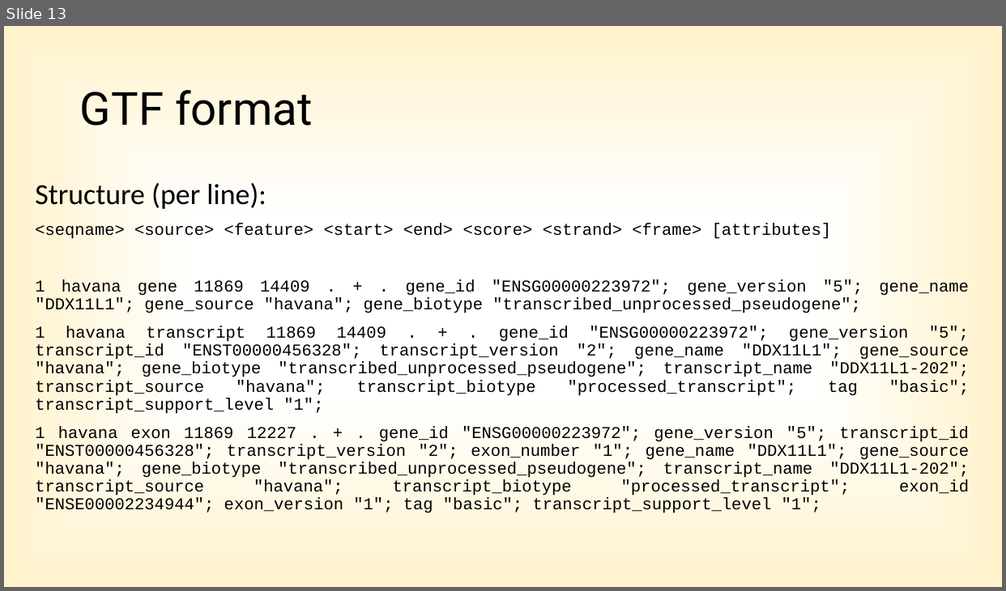
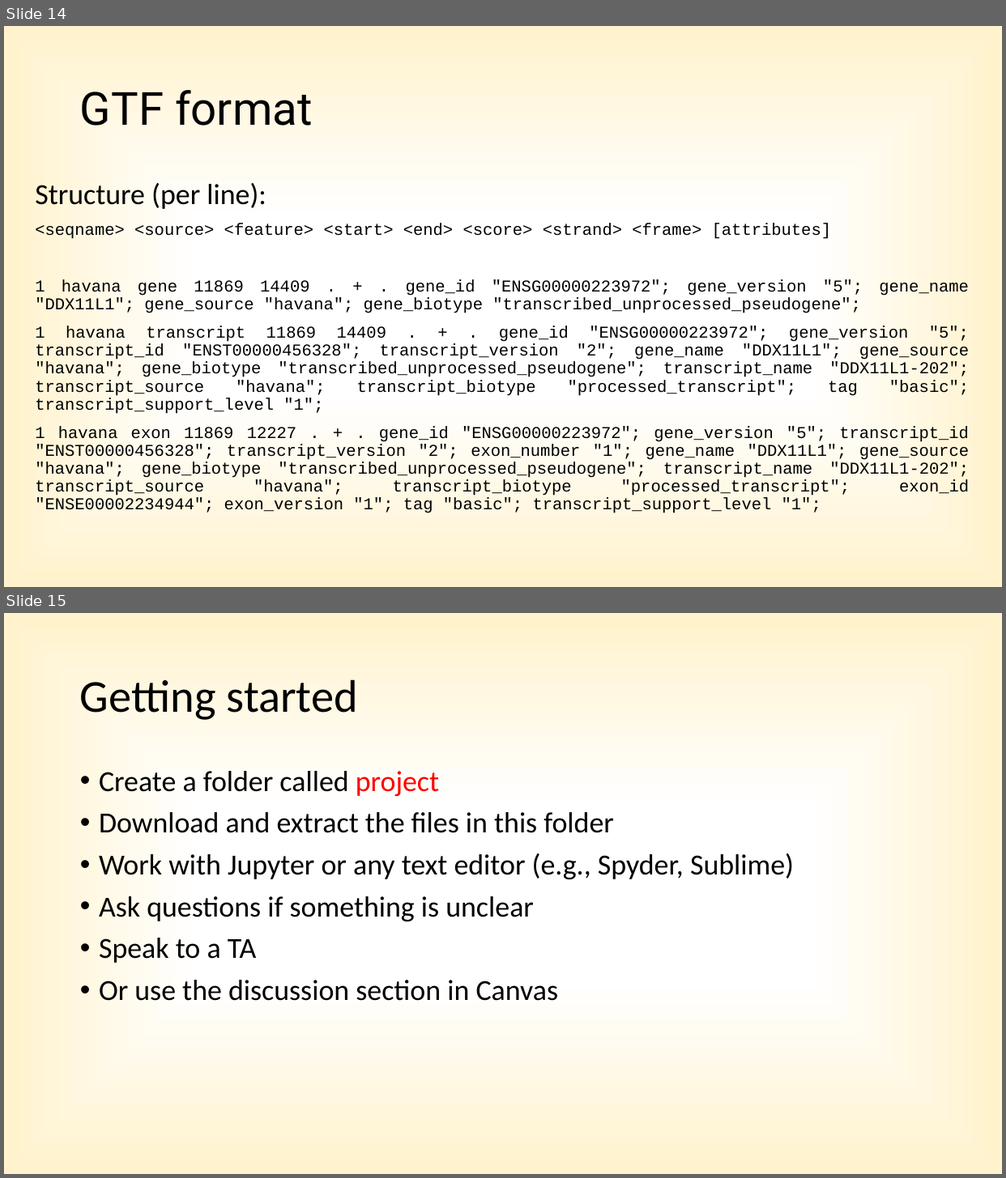
Before and after one commit to NBISweden/workshop-python, a slide deck: lectures/Project.pptx. Shown one above the other, each under a label of ours: slide 13 before the commit, slides 14 and 15 after it. The pictures are 1006x591 and 1006x1178 pixels, drawn with LibreOffice and Linux fonts; fonts in the diff are those of the drawing. Boxes give left, top, right and bottom in pixels: in the first picture for what was removed or moved away, otherwise in the second. Text is boxed around its words. In the diff, an @@ line names an element or a change of style, - is before the commit and + after.

Commit message:
updated project presentation and added scikit-learn to environment file

```diff
--- a/lectures/Project.pptx
+++ b/lectures/Project.pptx
@@ slide 15 added at <box>4,613,1002,1174</box>, background gradient #FFFFFF to #FFF2CC to #FFECB2 @@
@@ title added at <box>80,679,358,720</box>, 44 pt, text #000000 @@
+Getting started
@@ text added at <box>99,771,794,1001</box>, 28 pt, text #000000 @@
+• Create a folder called project
+• Download and extract the files in this folder
+• Work with Jupyter or any text editor (e.g., Spyder, Sublime)
+• Ask questions if something is unclear
+• Speak to a TA
+• Or use the discussion section in Canvas
@@ what was slide 13 is now slide 14 @@
```
Also in this commit, not shown: 1 other slide added, 2 other files.
